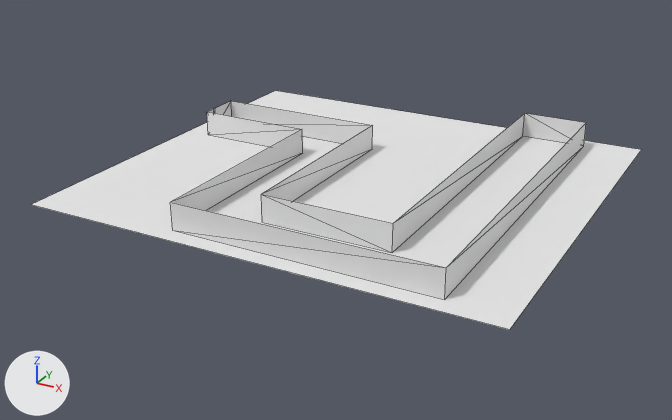
A saved change to the Blender file Assets/Environment/backstage_level.blend.
The view is the same before and after, from a 50 mm lens placed at (214.0, -293.0, 122.0), pointed at (69.0, -28.0, -11.0). Every picture has the same lights, and +X, +Y and +Z are marked at lower left. Mesh edges are drawn as thin lines.

Names of what the first picture shows: 'Floor', 'Walls'.
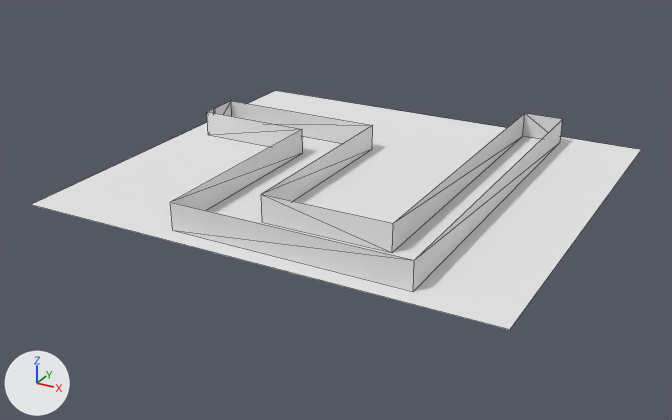
Commit message: Backstage level update

Pixel boxes (x1, y1, x2, y2) of what changed, in the pictures (672 x 420 px; the box of a moved part takes in the faces that stretch with it):
'Walls', reshaped: before (170, 101, 586, 300); after (170, 101, 562, 291)
part 1 of me_cube_004, moved or reshaped: before (170, 113, 586, 300); after (170, 113, 562, 291)

The edits, one by one:
me_cube_004 has 30 vertices, 36 faces and spans x -9.0..1353.0, y -44.0..25.0, z -1.0..4.0.
me_cube_004 is used by ob_walls; location (-0.6, 0.0, 2.0); scale (0.1, 2.0, 2.0).
Before the commit, vertices of me_cube_004: 22 (1353.0, -44.0, -1.0) at pixel (444, 299), 23 (1353.0, -44.0, 4.0) at pixel (446, 267), 26 (1353.0, 25.0, -1.0) at pixel (583, 146), 27 (1353.0, 25.0, 4.0) at pixel (586, 122).
Part 1, on me_cube_004:
Vertices 22, 23, 26, 27 of me_cube_004 move by (-92.0, 0.0, 0.0).
